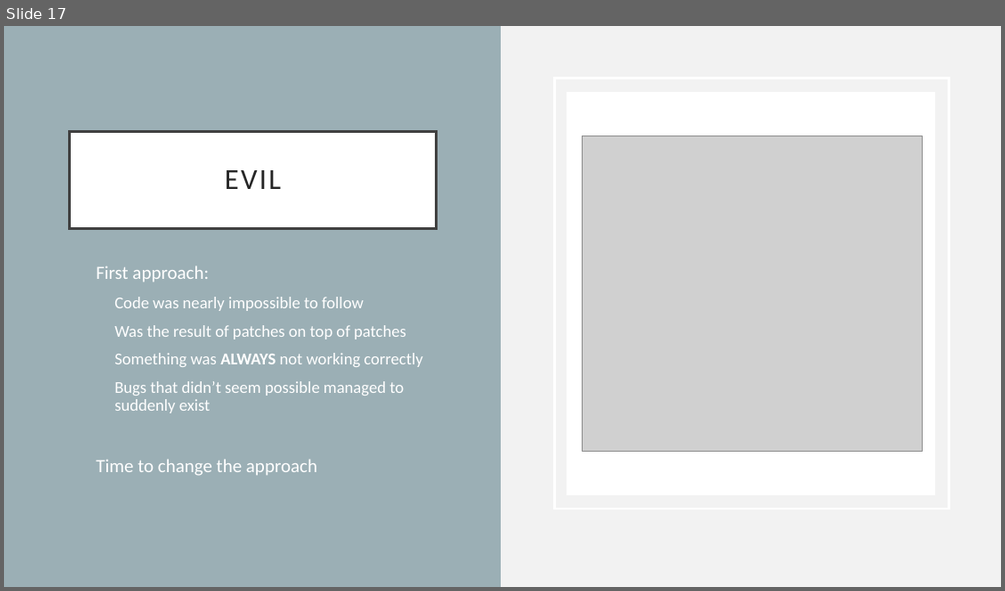
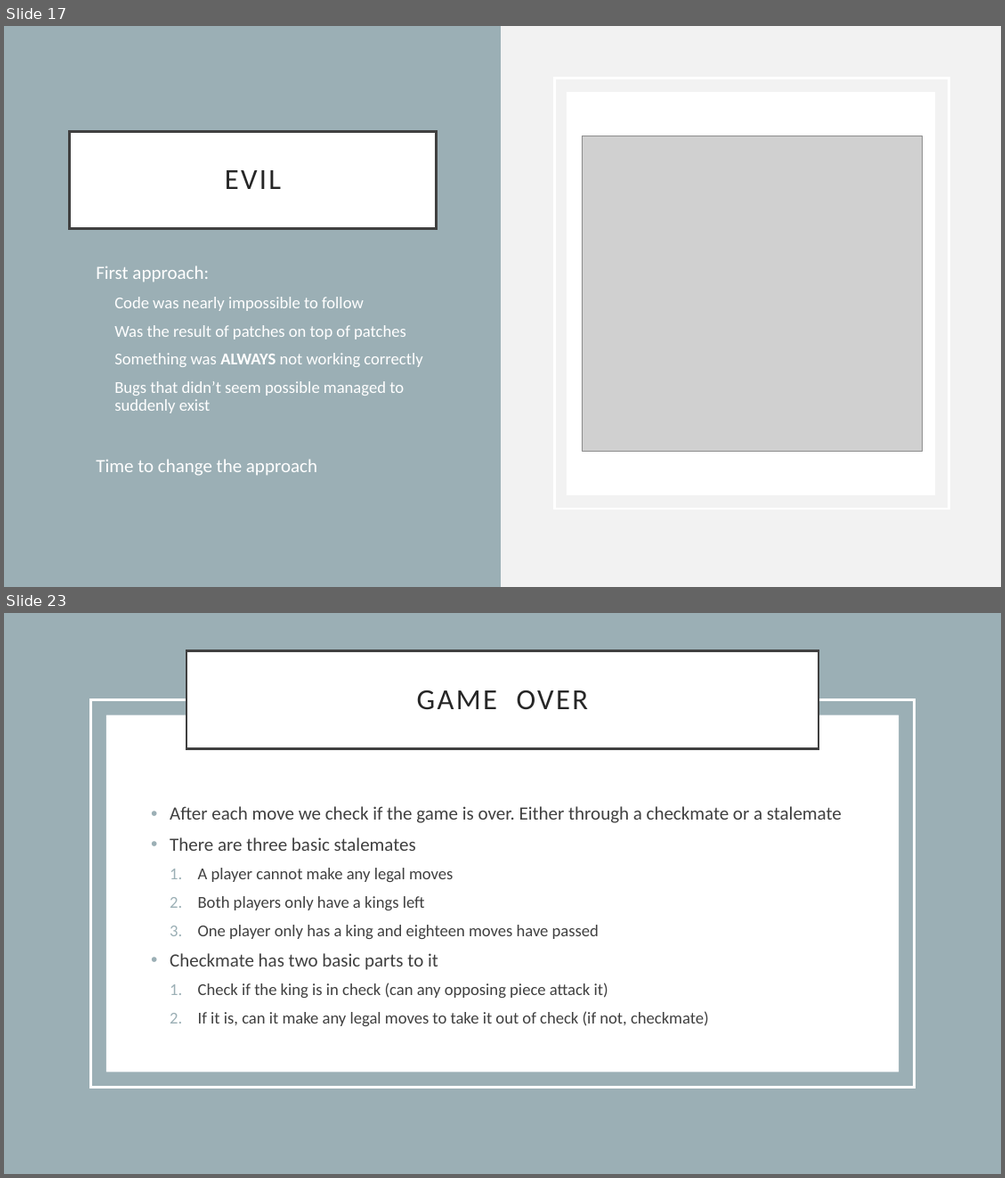
Before and after one commit to mo523/Chess, a slide deck: Adventures in Chess.pptx. Shown one above the other, each under a label of ours: slide 17 before the commit, slides 17 and 23 after it; the slides between them are not shown. The pictures are 1005x591 and 1005x1178 pixels, drawn with LibreOffice and Linux fonts; fonts in the diff are those of the drawing; grey boxes stand for pictures. Boxes give left, top, right and bottom in pixels: in the first picture for what was removed or moved away, otherwise in the second. Text is boxed around its words. In the diff, an @@ line names an element or a change of style, - is before the commit and + after.

```diff
--- a/Adventures in Chess.pptx
+++ b/Adventures in Chess.pptx
@@ slide 23 added at [4, 613, 1001, 1174], background #FFFFFF @@
@@ rectangle added at [4, 613, 1001, 1174], fill #9BAFB5 @@
@@ title added at [186, 651, 818, 748], fill #FFFFFF, outline #404040 2.5 pt, 28 pt, text #262626 @@
+GAME OVER
@@ rectangle added at [90, 699, 914, 1087], outline #FFFFFF 2.5 pt @@
@@ rectangle added at [106, 714, 899, 1071], fill #FFFFFF @@
@@ text added at [170, 806, 841, 1026], 16 pt, text #404040 @@
+• After each move we check if the game is over. Either through a checkmate or a stalemate
+• There are three basic stalemates
+  1. A player cannot make any legal moves
+  2. Both players only have a kings left
+  3. One player only has a king and eighteen moves have passed
+• Checkmate has two basic parts to it
+  1. Check if the king is in check (can any opposing piece attack it)
+  2. If it is, can it make any legal moves to take it out of check (if not, checkmate)
```
Also in this commit, not shown: 4 slides changed, 11 other slides added, 1 slide removed.
